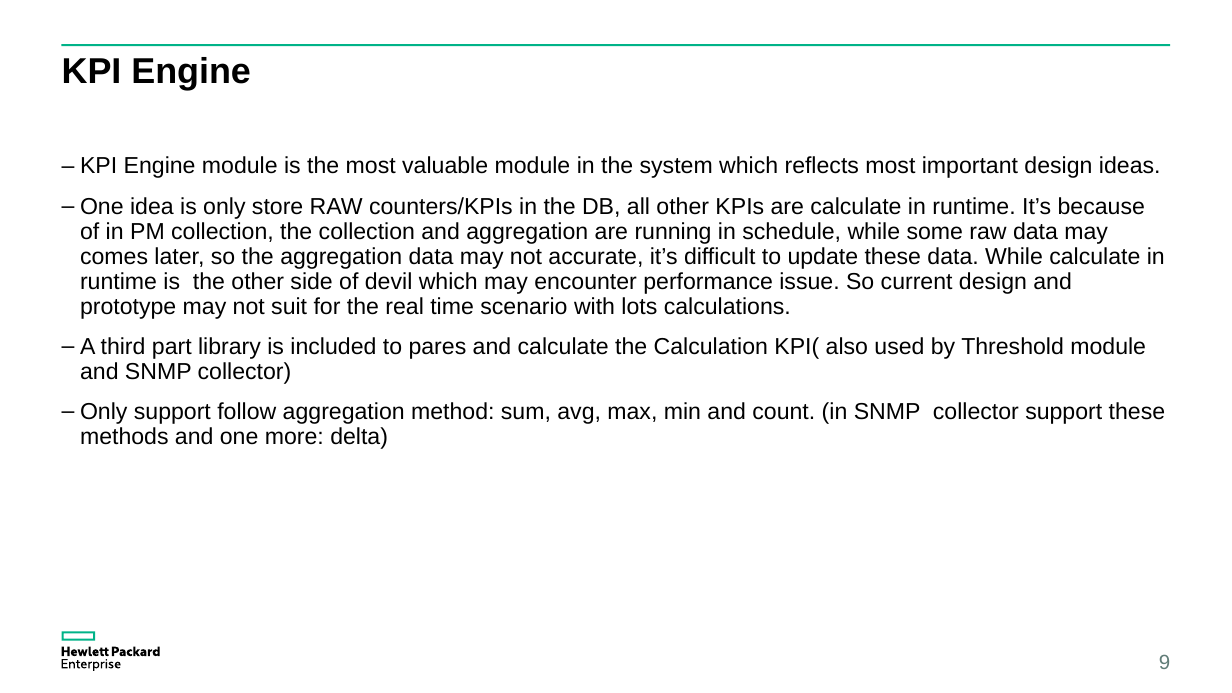
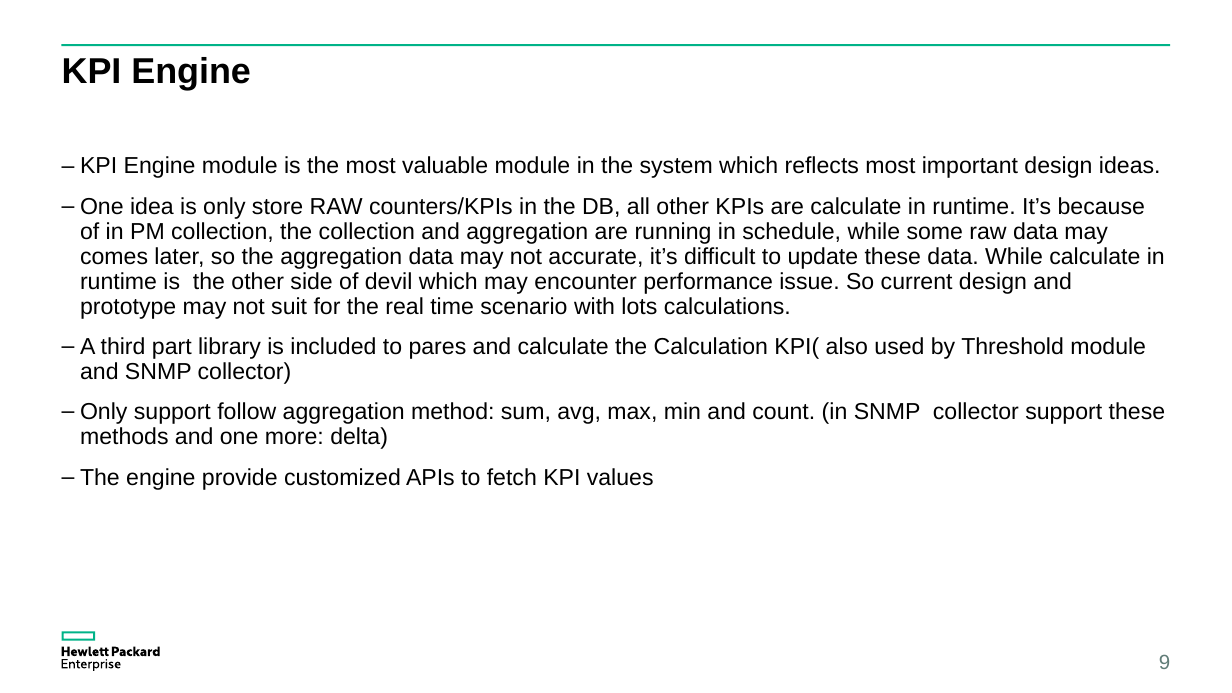
Before and after one commit to yzgang76/MPM, a slide deck: slide 9 of doc/MPM idea.pptx. Drawn at 1232x693 pixels with LibreOffice and Linux fonts; fonts in the diff are those of the drawing. Boxes give left, top, right and bottom in pixels: in the first picture for what was removed or moved away, otherwise in the second. Text is boxed around its words. In the diff, an @@ line names an element or a change of style, - is before the commit and + after.

```diff
--- a/doc/MPM idea.pptx
+++ b/doc/MPM idea.pptx
@@ text at bbox=[80, 468, 654, 490]: paragraph added @@
+– The engine provide customized APIs to fetch KPI values
```
Also in this commit, not shown: 1 slide added, 6 other files.
